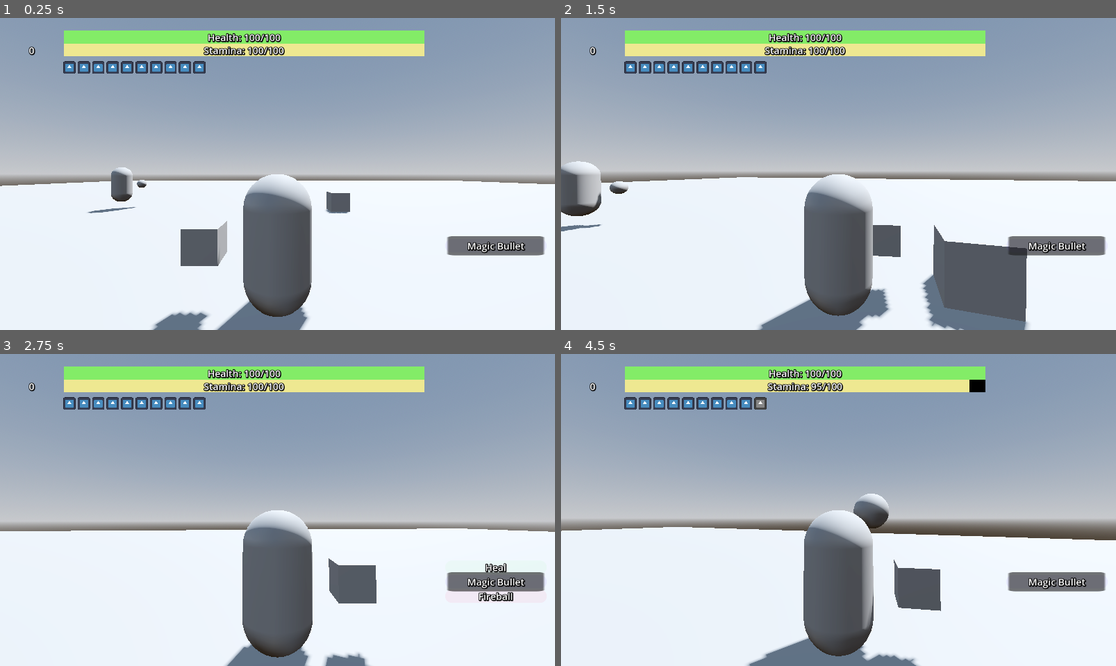
Above: before the commit, frames 1-4 (two rows, left to right).
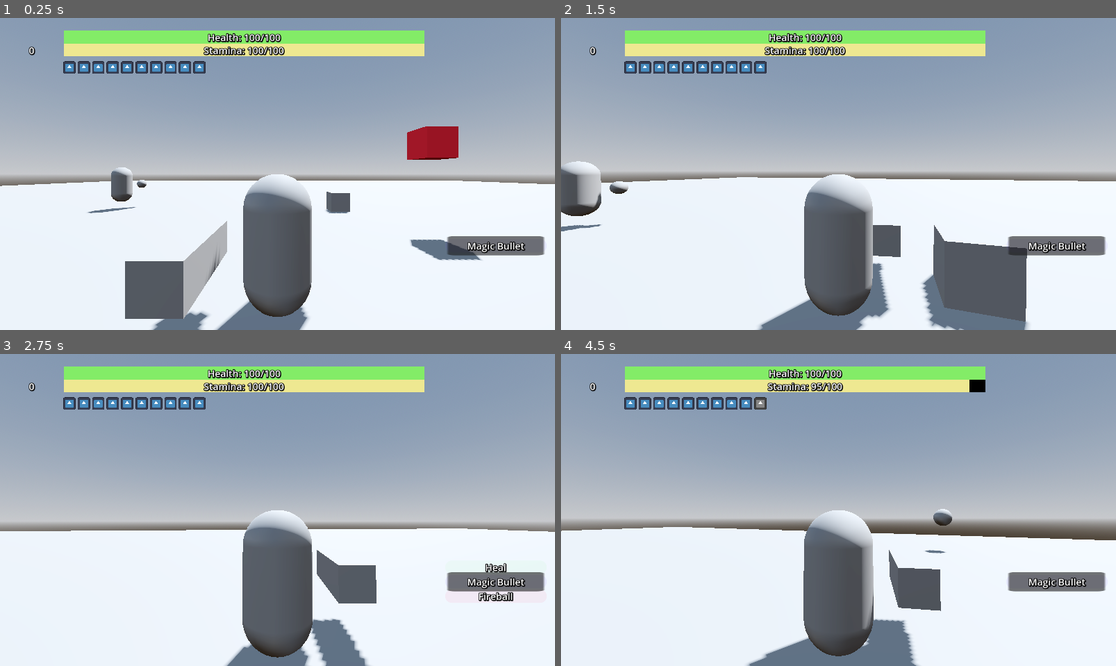
Above: after the commit, the same moments.

Repository: jalvarez2016/Crow-Shrine
Game: Godot game, scene res://World.tscn
The game is run twice, just before and just after one commit, with the same random seed, the same clock (stepped at 60 frames per second) and the same inputs. The project has no main scene, so this scene is started directly. The engine's default icon, where the game draws it, is replaced by a stand-in: a white triangle on a blue panel in a dark square.
Inputs (mouse positions are in pixels of both pictures, inside the frame that each line leads up to):
- Up to frame 1 (0.25 s): no input
- Up to frame 2 (1.5 s): move the mouse to (866, 174) at 0.52 s; hold Tab (select) 0.53-1.28 s; hold W (forward) from 0.53 s (still down); tap Space (jump) at 0.77 s; click (866, 174) at 0.8 s; move the mouse to (810, 174) at 1.27 s; click (810, 174) at 1.35 s
- Up to frame 3 (2.75 s): keep holding W (forward); tap Space (jump) at 1.52 s; tap R (unequiped, bound only after the commit) at 1.55, 2.1 s; move the mouse to (288, 503) at 2.02 s; hold Tab (select) from 2.03 s (still down)
- Up to frame 4 (4.5 s): keep holding W (forward); move the mouse to (832, 516) at 2.77 s; release Tab (select) at 2.78 s; tap Ctrl (dodge) at 2.85 s; tap Space (jump) at 3.02, 3.77 s; click (832, 516) at 3.05 s; move the mouse to (877, 513) at 3.52 s; tap E (magic, bound only after the commit) at 3.6 s; tap R (unequiped, bound only after the commit) at 3.8 s; move the mouse to (794, 506) at 4.27 s; tap V (magic, bound only before the commit) at 4.35 s

The runs differ from the first frame. In frame 1, 4.7% of the frame differs, in the area x 22-87%, y 34-97%; in frame 2, 0.2%; in frame 3, 1.0%; in frame 4, 1.7%.

Commit message:
add weapon part feature

Diff:
--- a/Enemies/BaseEnemy.tscn
+++ b/Enemies/BaseEnemy.tscn
@@ -1,7 +1,8 @@
-[gd_scene load_steps=12 format=3 uid="uid://ch763sv7kbf5"]
+[gd_scene load_steps=13 format=3 uid="uid://ch763sv7kbf5"]
 
 [ext_resource type="Script" path="res://Enemies/BaseEnemy.gd" id="1_ycuag"]
 [ext_resource type="Script" path="res://Enemies/EnemyHitbox.gd" id="2_8ff0u"]
+[ext_resource type="Script" path="res://Enemies/StatusEffects/Burn.gd" id="3_b2ae2"]
 
 [sub_resource type="CapsuleShape3D" id="CapsuleShape3D_rcf2r"]
 
@@ -107,12 +108,27 @@
 [node name="CollisionShape3D" type="CollisionShape3D" parent="StrikingArea"]
 shape = SubResource("SphereShape3D_hru8d")
 
-[node name="Hitbox" type="Area3D" parent="." node_paths=PackedStringArray("enemy") groups=["Enemy"]]
+[node name="Hitbox" type="Area3D" parent="." node_paths=PackedStringArray("enemy", "burn_manager") groups=["Enemy"]]
 script = ExtResource("2_8ff0u")
 enemy = NodePath("..")
+burn_manager = NodePath("StatusEffects/Burn")
 
 [node name="CollisionShape3D" type="CollisionShape3D" parent="Hitbox"]
 shape = SubResource("CapsuleShape3D_ey0fj")
+
+[node name="StatusEffects" type="Node3D" parent="Hitbox"]
+
+[node name="Burn" type="Node3D" parent="Hitbox/StatusEffects" node_paths=PackedStringArray("enemy", "damage_timer", "burn_cool_down")]
+script = ExtResource("3_b2ae2")
+enemy = NodePath("../../..")
+damage_timer = NodePath("Damage")
+burn_cool_down = NodePath("BurnCoolDown")
+
+[node name="BurnCoolDown" type="Timer" parent="Hitbox/StatusEffects/Burn"]
+wait_time = 5.0
+
+[node name="Damage" type="Timer" parent="Hitbox/StatusEffects/Burn"]
+wait_time = 0.4
 
 [node name="AnimationPlayer" type="AnimationPlayer" parent="."]
 libraries = {
@@ -125,4 +141,6 @@
 [connection signal="body_entered" from="StrikingArea" to="." method="_on_striking_area_entered"]
 [connection signal="body_exited" from="StrikingArea" to="." method="_on_striking_area_exited"]
 [connection signal="area_entered" from="Hitbox" to="." method="_on_hitbox_entered"]
+[connection signal="timeout" from="Hitbox/StatusEffects/Burn/BurnCoolDown" to="Hitbox/StatusEffects/Burn" method="_on_burn_cool_down_timeout"]
+[connection signal="timeout" from="Hitbox/StatusEffects/Burn/Damage" to="Hitbox/StatusEffects/Burn" method="_on_damage_timeout"]
 [connection signal="timeout" from="Invincibility" to="." method="_on_invincibility_timeout"]
--- a/Enemies/EnemyHitbox.gd
+++ b/Enemies/EnemyHitbox.gd
@@ -2,5 +2,10 @@
 
 @export var enemy : CharacterBody3D
 
+@export var burn_manager : BurnManager
+
 func attacked(damage: float):
 	enemy.attacked(damage)
+
+func burn(damage: float):
+	burn_manager.burn(damage)
--- /dev/null
+++ b/Enemies/StatusEffects/Burn.gd
@@ -0,0 +1,28 @@
+extends Node3D
+class_name BurnManager
+
+@export var enemy: CharacterBody3D
+@export var damage_timer: Timer
+@export var burn_cool_down: Timer
+
+
+var is_burning: bool = false
+var burn_damage: float
+
+
+func burn(damage: float):
+	is_burning = true
+	burn_damage = damage
+	damage_timer.start()
+	burn_cool_down.start()
+
+
+func _on_damage_timeout():
+	if is_burning:
+		print('burning')
+		enemy.attacked(burn_damage)
+		damage_timer.start()
+
+
+func _on_burn_cool_down_timeout():
+	is_burning = false
--- a/Player/Camera.gd
+++ b/Player/Camera.gd
@@ -17,4 +17,3 @@
 func _process(_delta):
 	if Input.is_action_just_pressed("quit"):
 		get_tree().quit()
-	pass
--- a/Player/Managers/AttackManager.gd
+++ b/Player/Managers/AttackManager.gd
@@ -5,6 +5,7 @@
 var attack_count : int = 0
 var max_attack_count : int = 2
 var combo : int = 0
+var is_attacking: bool = false
 
 @export var damage_range: float = 10
 @export var weapon :Weapon
@@ -18,6 +19,8 @@
 ];
 
 func attack ():
+	is_attacking = true
+
 	# choose attack animation based on where you are in the combo
 	# attacks do more damage the further you are in a combo
 	if animator.is_playing():
@@ -35,10 +38,13 @@
 
 
 func get_damage():
-	print_rich("[color=red][b]Player did this much damage:", damage,"[/b][/color]")
-	return damage
+	if is_attacking:
+		print_rich("[color=red][b]Player did this much damage:", damage,"[/b][/color]")
+		return damage
+	return 0
 
 
 func _on_combo_reset_timeout():
+	combo = 0
 	attack_count = 0
-	combo = 0
+	is_attacking = false
--- a/Player/Player.tscn
+++ b/Player/Player.tscn
@@ -1,10 +1,11 @@
-[gd_scene load_steps=27 format=3 uid="uid://nat143ct32bk"]
+[gd_scene load_steps=29 format=3 uid="uid://nat143ct32bk"]
 
 [ext_resource type="Script" path="res://Player/PlayerManager.gd" id="1_80koi"]
 [ext_resource type="Script" path="res://Player/Camera.gd" id="2_8ebgi"]
 [ext_resource type="Script" path="res://Player/Weapons/BaseWeapon.gd" id="2_gkliq"]
 [ext_resource type="Script" path="res://Player/Aim.gd" id="2_ml8bj"]
 [ext_resource type="Script" path="res://Player/UI/PlayerUIManager.gd" id="3_65a8l"]
+[ext_resource type="Script" path="res://Player/Weapons/WeaponParts/WeaponPartAttachment.gd" id="3_yxm0e"]
 [ext_resource type="PackedScene" uid="uid://dtwpcxa2aregb" path="res://Player/ProgressBars/Bar.tscn" id="4_7rtrq"]
 [ext_resource type="LabelSettings" uid="uid://t72nuuri0je5" path="res://Player/ProgressBars/BarText.tres" id="5_optwe"]
 [ext_resource type="Script" path="res://Player/UI/Treasure/TreasureCount.gd" id="5_ygfrn"]
@@ -18,10 +19,10 @@
 [sub_resource type="CapsuleMesh" id="CapsuleMesh_tadse"]
 
 [sub_resource type="BoxShape3D" id="BoxShape3D_2x4vg"]
-size = Vector3(0.5, 0.5, 0.5)
+size = Vector3(0.5, 0.5, 1.5)
 
 [sub_resource type="BoxMesh" id="BoxMesh_pdpfj"]
-size = Vector3(0.5, 0.5, 0.5)
+size = Vector3(0.5, 0.5, 1.5)
 
 [sub_resource type="Animation" id="Animation_ncric"]
 resource_name = "Attack1"
@@ -96,6 +97,9 @@
 "Attack3": SubResource("Animation_try5m"),
 "RESET": SubResource("Animation_5v2i4")
 }
+
+[sub_resource type="BoxShape3D" id="BoxShape3D_0eynn"]
+size = Vector3(0.5, 0.5, 0.4)
 
 [sub_resource type="StyleBoxFlat" id="StyleBoxFlat_j0x4p"]
 bg_color = Color(0.933333, 0.909804, 0.568627, 1)
@@ -186,9 +190,11 @@
 attackManager = NodePath("../../AttackManager")
 
 [node name="CollisionShape3D" type="CollisionShape3D" parent="MeshInstance3D/Weapon"]
+transform = Transform3D(1, 0, 0, 0, 1, 0, 0, 0, 1, 0, 0, 0.5)
 shape = SubResource("BoxShape3D_2x4vg")
 
 [node name="MeshInstance3D" type="MeshInstance3D" parent="MeshInstance3D/Weapon"]
+transform = Transform3D(1, 0, 0, 0, 1, 0, 0, 0, 1, 0, 0, 0.5)
 mesh = SubResource("BoxMesh_pdpfj")
 
 [node name="AttackAnimator" type="AnimationPlayer" parent="MeshInstance3D/Weapon"]
@@ -196,7 +202,14 @@
 "": SubResource("AnimationLibrary_a13af")
 }
 
-[node name="WeaponPartAttachment" type="Node3D" parent="MeshInstance3D/Weapon"]
+[node name="WeaponPartAttachment" type="Area3D" parent="MeshInstance3D/Weapon" node_paths=PackedStringArray("player")]
+transform = Transform3D(1, 0, 0, 0, 1, 0, 0, 0, 1, 0, 0, 1.31464)
+script = ExtResource("3_yxm0e")
+player = NodePath("../../..")
+
+[node name="CollisionShape3D2" type="CollisionShape3D" parent="MeshInstance3D/Weapon/WeaponPartAttachment"]
+transform = Transform3D(1, 0, 0, 0, 1, 0, 0, 0, 1, 0, 0, -0.265969)
+shape = SubResource("BoxShape3D_0eynn")
 
 [node name="Aim" type="Node3D" parent="."]
 transform = Transform3D(1, 0, 0, 0, 1, 0, 0, 0, 1, 0, 1, 0)
@@ -213,6 +226,7 @@
 script = ExtResource("2_8ebgi")
 
 [node name="Camera3D" type="Camera3D" parent="Head/SpringArm3D"]
+current = true
 
 [node name="PlayerUI" type="Node3D" parent="." node_paths=PackedStringArray("health", "stamina", "treasure")]
 script = ExtResource("3_65a8l")
@@ -295,6 +309,6 @@
 
 [node name="ComboReset" type="Timer" parent="AttackManager"]
 
-[connection signal="area_entered" from="MeshInstance3D/Weapon" to="MeshInstance3D/Weapon" method="attach_weapon_part"]
+[connection signal="area_entered" from="MeshInstance3D/Weapon/WeaponPartAttachment" to="MeshInstance3D/Weapon/WeaponPartAttachment" method="attach_weapon_part"]
 [connection signal="timeout" from="RollTimer" to="." method="_on_roll_timer_timeout"]
 [connection signal="timeout" from="AttackManager/ComboReset" to="AttackManager" method="_on_combo_reset_timeout"]
--- a/Player/UI/Magic Selector/SpellTypes/3D_Spell_Effects/Magic_Missle/Magic_Missle_Spawner.gd
+++ b/Player/UI/Magic Selector/SpellTypes/3D_Spell_Effects/Magic_Missle/Magic_Missle_Spawner.gd
@@ -13,4 +13,3 @@
 	var mesh = player.get_node("MeshInstance3D")
 	missle_instance.rotation.y = mesh.rotation.y
 	root.add_child(missle_instance)
-	pass
--- a/Player/Weapons/BaseWeapon.gd
+++ b/Player/Weapons/BaseWeapon.gd
@@ -7,6 +7,3 @@
 
 func get_damage():
 	return attackManager.get_damage()
-
-func attach_weapon_part(area: Area3D):
-	pass
--- /dev/null
+++ b/Player/Weapons/WeaponParts/FlameWeaponPart/Area3D.gd
@@ -0,0 +1,3 @@
+extends Area3D
+
+@export var main: Node3D
--- /dev/null
+++ b/Player/Weapons/WeaponParts/FlameWeaponPart/Flame_Weapon_part.gd
@@ -0,0 +1,16 @@
+extends RigidBody3D
+
+@export var damage: float = 5;
+
+# meant for objects that react to fire
+func _on_body_entered(body):
+	if body.is_in_group("Flamable"):
+		body.burn()
+
+# meant for enemies
+func _on_area_entered(area):
+	if area.is_in_group("Enemy"):
+		area.burn(damage)
+
+func eject():
+	global_position = Vector3(global_position.x, global_position.y, global_position.z) + (global_transform.basis.z * 3)
--- /dev/null
+++ b/Player/Weapons/WeaponParts/FlameWeaponPart/flame_weapon_part.tscn
@@ -0,0 +1,36 @@
+[gd_scene load_steps=7 format=3 uid="uid://bbqfh3k2hlc03"]
+
+[ext_resource type="Script" path="res://Player/Weapons/WeaponParts/FlameWeaponPart/Flame_Weapon_part.gd" id="1_h41yq"]
+[ext_resource type="Script" path="res://Player/Weapons/WeaponParts/FlameWeaponPart/Area3D.gd" id="2_2kyv0"]
+
+[sub_resource type="BoxShape3D" id="BoxShape3D_qkeoq"]
+
+[sub_resource type="SphereShape3D" id="SphereShape3D_xotmo"]
+
+[sub_resource type="BoxMesh" id="BoxMesh_3o68b"]
+
+[sub_resource type="StandardMaterial3D" id="StandardMaterial3D_1i46s"]
+albedo_color = Color(1, 0.168627, 0.239216, 1)
+
+[node name="FlameWeaponPart" type="RigidBody3D"]
+mass = 0.01
+script = ExtResource("1_h41yq")
+
+[node name="CollisionShape3D2" type="CollisionShape3D" parent="."]
+shape = SubResource("BoxShape3D_qkeoq")
+
+[node name="Area3D" type="Area3D" parent="." node_paths=PackedStringArray("main") groups=["Weapon Part"]]
+script = ExtResource("2_2kyv0")
+main = NodePath("..")
+
+[node name="CollisionShape3D" type="CollisionShape3D" parent="Area3D"]
+shape = SubResource("SphereShape3D_xotmo")
+
+[node name="MeshInstance3D" type="MeshInstance3D" parent="Area3D"]
+mesh = SubResource("BoxMesh_3o68b")
+skeleton = NodePath("../..")
+surface_material_override/0 = SubResource("StandardMaterial3D_1i46s")
+
+[connection signal="body_entered" from="." to="." method="_on_body_entered"]
+[connection signal="area_entered" from="Area3D" to="." method="_on_area_entered"]
+[connection signal="body_entered" from="Area3D" to="." method="_on_body_entered"]
--- /dev/null
+++ b/Player/Weapons/WeaponParts/WeaponPartAttachment.gd
@@ -0,0 +1,27 @@
+extends Area3D
+
+var has_weapon_part: bool = false
+var weapon_part : Node3D
+
+@export var player: Player
+
+func _process(_delta):
+	if Input.is_action_just_pressed("unequiped") && has_weapon_part:
+		remove_weapon_part()
+
+
+func attach_weapon_part(area: Area3D):
+	if area.is_in_group("Weapon Part") && !has_weapon_part:
+		area.main.reparent(self, true)
+		weapon_part = area
+		has_weapon_part = true
+		weapon_part.main.rotation = player.rotation
+		weapon_part.main.global_position = global_position
+
+
+func remove_weapon_part():
+	var root = get_tree().get_root().get_node("World")
+	weapon_part.main.eject()
+	weapon_part.main.reparent(root, true)
+	weapon_part = null
+	has_weapon_part = false
--- a/Shrine.tscn
+++ b/Shrine.tscn
@@ -1,7 +1,8 @@
-[gd_scene load_steps=10 format=3 uid="uid://xviw2xq8v4um"]
+[gd_scene load_steps=11 format=3 uid="uid://xviw2xq8v4um"]
 
 [ext_resource type="PackedScene" uid="uid://nat143ct32bk" path="res://Player/Player.tscn" id="1_4hsyv"]
 [ext_resource type="PackedScene" uid="uid://ch763sv7kbf5" path="res://Enemies/BaseEnemy.tscn" id="2_u80bf"]
+[ext_resource type="PackedScene" uid="uid://bbqfh3k2hlc03" path="res://Player/Weapons/WeaponParts/FlameWeaponPart/flame_weapon_part.tscn" id="3_csg56"]
 
 [sub_resource type="ProceduralSkyMaterial" id="ProceduralSkyMaterial_qn8vx"]
 sky_horizon_color = Color(0.64625, 0.65575, 0.67075, 1)
@@ -62,3 +63,6 @@
 
 [node name="Enemy" parent="." instance=ExtResource("2_u80bf")]
 transform = Transform3D(-0.634258, 0, -0.773121, 0, 1, 0, 0.773121, 0, -0.634258, -12.345, 1.89395, -0.57525)
+
+[node name="FlameWeaponPart" parent="." instance=ExtResource("3_csg56")]
+transform = Transform3D(1, 0, 0, 0, 1, 0, 0, 0, 1, 1.87236, 3.79305, 4.29959)
--- a/project.godot
+++ b/project.godot
@@ -67,12 +67,12 @@
 }
 shield={
 "deadzone": 0.5,
-"events": [Object(InputEventKey,"resource_local_to_scene":false,"resource_name":"","device":-1,"window_id":0,"alt_pressed":false,"shift_pressed":false,"ctrl_pressed":false,"meta_pressed":false,"pressed":false,"keycode":0,"physical_keycode":67,"key_label":0,"unicode":99,"echo":false,"script":null)
+"events": [Object(InputEventMouseButton,"resource_local_to_scene":false,"resource_name":"","device":-1,"window_id":0,"alt_pressed":false,"shift_pressed":false,"ctrl_pressed":false,"meta_pressed":false,"button_mask":0,"position":Vector2(0, 0),"global_position":Vector2(0, 0),"factor":1.0,"button_index":2,"canceled":false,"pressed":false,"double_click":false,"script":null)
 ]
 }
 magic={
 "deadzone": 0.5,
-"events": [Object(InputEventKey,"resource_local_to_scene":false,"resource_name":"","device":-1,"window_id":0,"alt_pressed":false,"shift_pressed":false,"ctrl_pressed":false,"meta_pressed":false,"pressed":false,"keycode":0,"physical_keycode":86,"key_label":0,"unicode":118,"echo":false,"script":null)
+"events": [Object(InputEventKey,"resource_local_to_scene":false,"resource_name":"","device":-1,"window_id":0,"alt_pressed":false,"shift_pressed":false,"ctrl_pressed":false,"meta_pressed":false,"pressed":false,"keycode":0,"physical_keycode":69,"key_label":0,"unicode":101,"echo":false,"script":null)
 ]
 }
 select={
@@ -80,6 +80,11 @@
 "events": [Object(InputEventKey,"resource_local_to_scene":false,"resource_name":"","device":-1,"window_id":0,"alt_press …(182 unchanged characters)…
 ]
 }
+unequiped={
+"deadzone": 0.5,
+"events": [Object(InputEventKey,"resource_local_to_scene":false,"resource_name":"","device":-1,"window_id":0,"alt_pressed":false,"shift_pressed":false,"ctrl_pressed":false,"meta_pressed":false,"pressed":false,"keycode":0,"physical_keycode":82,"key_label":0,"unicode":114,"echo":false,"script":null)
+]
+}
 
 [navigation]
 
